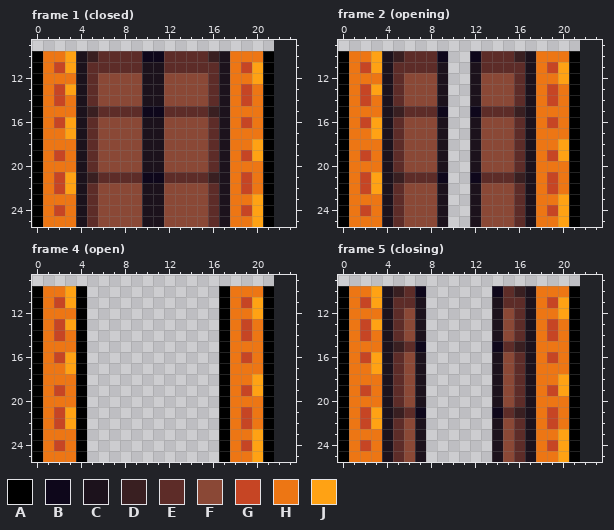
File history of a pixel-art file, BurningKnight/Content/Animations/treasure_door.ase. This is how it looked before the edit.
22x26 pixels, 6 frames. Shown: frame 1 (closed): x 0..23, y 9..25; frame 2 (opening): x 0..23, y 9..25; frame 4 (open): x 0..23, y 9..25; frame 5 (closing): x 0..23, y 9..25. The old version is drawn lined up with the new one, on the new canvas. The commit also changed other frames, which this record leaves out.
Palette (. is transparent): A #000000  B #0e071b  C #1c121c  D #391f21  E #5d2c28  F #8a4836  G #c64524  H #ed7614  J #ffa214
Pixels before, frame 1 (closed), first column x 0:
10 AHHJCDEEEEBBEEEEDCHHHA
11 AHGJCEEEEECCEEEEECHGJA
12 AHHHCEFFFFCCFFFFECHHJA
13 AHGJCEFFFFCCFFFFECHGHA
14 AHGHCEFFFFCCFFFFECHGHA
15 AHHHCDEEEEBBEEEEDCHHHA
16 AHGJCEFFFFCCFFFFECHGHA
17 AHHJCEFFFFCCFFFFECHHHA
18 AHHHCEFFFFCCFFFFECHHJA
19 AHGHCEFFFFCCFFFFECHGJA
20 AHHHCEFFFFCCFFFFECHHHA
21 AHGJCDEEEEBBEEEEDCHGHA
22 AHGJCEFFFFCCFFFFECHGHA
23 AHHHCEFFFFCCFFFFECHHJA
24 AHGHCEFFFFCCFFFFECHGJA
25 AHHHCEFFFFCCFFFFECHHJA
Pixels before, frame 2 (opening), first column x 0:
10 AHHJCDEEEB..BEEEDCHHHA
11 AHGJCEEEEC..CEEEECHGJA
12 AHHHCEFFFC..CFFFECHHJA
13 AHGJCEFFFC..CFFFECHGHA
14 AHGHCEFFFC..CFFFECHGHA
15 AHHHCDEEEB..BEEEDCHHHA
16 AHGJCEFFFC..CFFFECHGHA
17 AHHJCEFFFC..CFFFECHHHA
18 AHHHCEFFFC..CFFFECHHJA
19 AHGHCEFFFC..CFFFECHGJA
20 AHHHCEFFFC..CFFFECHHHA
21 AHGJCDEEEB..BEEEDCHGHA
22 AHGJCEFFFC..CFFFECHGHA
23 AHHHCEFFFC..CFFFECHHJA
24 AHGHCEFFFC..CFFFECHGJA
25 AHHHCEFFFC..CFFFECHHJA
Pixels before, frame 4 (open), first column x 0:
10 AHHJA............AHHHA
11 AHGJA............AHGJA
12 AHHHA............AHHJA
13 AHGJA............AHGHA
14 AHGHA............AHGHA
15 AHHHA............AHHHA
16 AHGJA............AHGHA
17 AHHJA............AHHHA
18 AHHHA............AHHJA
19 AHGHA............AHGJA
20 AHHHA............AHHHA
21 AHGJA............AHGHA
22 AHGJA............AHGHA
23 AHHHA............AHHJA
24 AHGHA............AHGJA
25 AHHHA............AHHJA
Pixels before, frame 5 (closing), first column x 0:
10 AHHJCDEB......BEDCHHHA
11 AHGJCEEC......CEECHGJA
12 AHHHCEFC......CFECHHJA
13 AHGJCEFC......CFECHGHA
14 AHGHCEFC......CFECHGHA
15 AHHHCDEB......BEDCHHHA
16 AHGJCEFC......CFECHGHA
17 AHHJCEFC......CFECHHHA
18 AHHHCEFC......CFECHHJA
19 AHGHCEFC......CFECHGJA
20 AHHHCEFC......CFECHHHA
21 AHGJCDEB......BEDCHGHA
22 AHGJCEFC......CFECHGHA
23 AHHHCEFC......CFECHHJA
24 AHGHCEFC......CFECHGJA
25 AHHHCEFC......CFECHHJA
And afterwards:
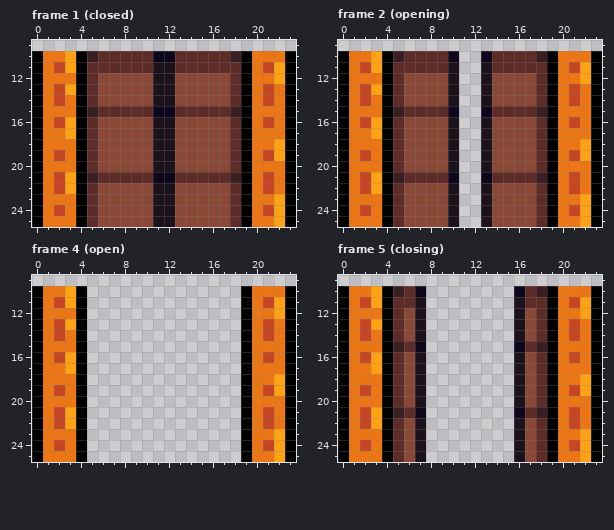
The author wrote: Fixed custom door shadow
Change:
canvas 22x26 -> 24x26
Changed rows in their new state; - is an unchanged pixel.
Frame 1 (closed):
first column x 4:
10 A-----E-B---EEDA-HHA
11 A-----E-C----EEAHGJA
12 A-----F-C---FFEAHHJA
13 A-----F-C---FFEA-GHA
14 A-----F-C---FFEA-GHA
15 A-----E-B---EEDA-HHA
16 A-----F-C---FFEA-GHA
17 A-----F-C---FFEA-HHA
18 A-----F-C---FFEAHHJA
19 A-----F-C---FFEAHGJA
20 A-----F-C---FFEA-HHA
21 A-----E-B---EEDA-GHA
22 A-----F-C---FFEA-GHA
23 A-----F-C---FFEAHHJA
24 A-----F-C---FFEAHGJA
25 A-----F-C---FFEAHHJA
Frame 2 (opening):
first column x 4:
10 A----EB-.B--EEDA-HHA
11 A----EC-.C---EEAHGJA
12 A----FC-.C--FFEAHHJA
13 A----FC-.C--FFEA-GHA
14 A----FC-.C--FFEA-GHA
15 A----EB-.B--EEDA-HHA
16 A----FC-.C--FFEA-GHA
17 A----FC-.C--FFEA-HHA
18 A----FC-.C--FFEAHHJA
19 A----FC-.C--FFEAHGJA
20 A----FC-.C--FFEA-HHA
21 A----EB-.B--EEDA-GHA
22 A----FC-.C--FFEA-GHA
23 A----FC-.C--FFEAHHJA
24 A----FC-.C--FFEAHGJA
25 A----FC-.C--FFEAHHJA
Frame 4 (open):
first column x 17:
10 ..A-HHA
11 ..AHGJA
12 ..AHHJA
13 ..A-GHA
14 ..A-GHA
15 ..A-HHA
16 ..A-GHA
17 ..A-HHA
18 ..AHHJA
19 ..AHGJA
20 ..A-HHA
21 ..A-GHA
22 ..A-GHA
23 ..AHHJA
24 ..AHGJA
25 ..AHHJA
Frame 5 (closing):
first column x 4:
10 A---------..BEDA-HHA
11 A---------..CEEAHGJA
12 A---------..CFEAHHJA
13 A---------..CFEA-GHA
14 A---------..CFEA-GHA
15 A---------..BEDA-HHA
16 A---------..CFEA-GHA
17 A---------..CFEA-HHA
18 A---------..CFEAHHJA
19 A---------..CFEAHGJA
20 A---------..CFEA-HHA
21 A---------..BEDA-GHA
22 A---------..CFEA-GHA
23 A---------..CFEAHHJA
24 A---------..CFEAHGJA
25 A---------..CFEAHHJA
Boxes around the changes in both pictures, in picture pixels (x1, y1, x2, y2):
changed: (76, 51, 87, 227)
changed: (142, 51, 296, 227)
changed: (382, 51, 393, 227)
changed: (437, 51, 602, 227)
changed: (219, 286, 296, 462)
changed: (382, 286, 393, 462)
changed: (492, 286, 602, 462)
